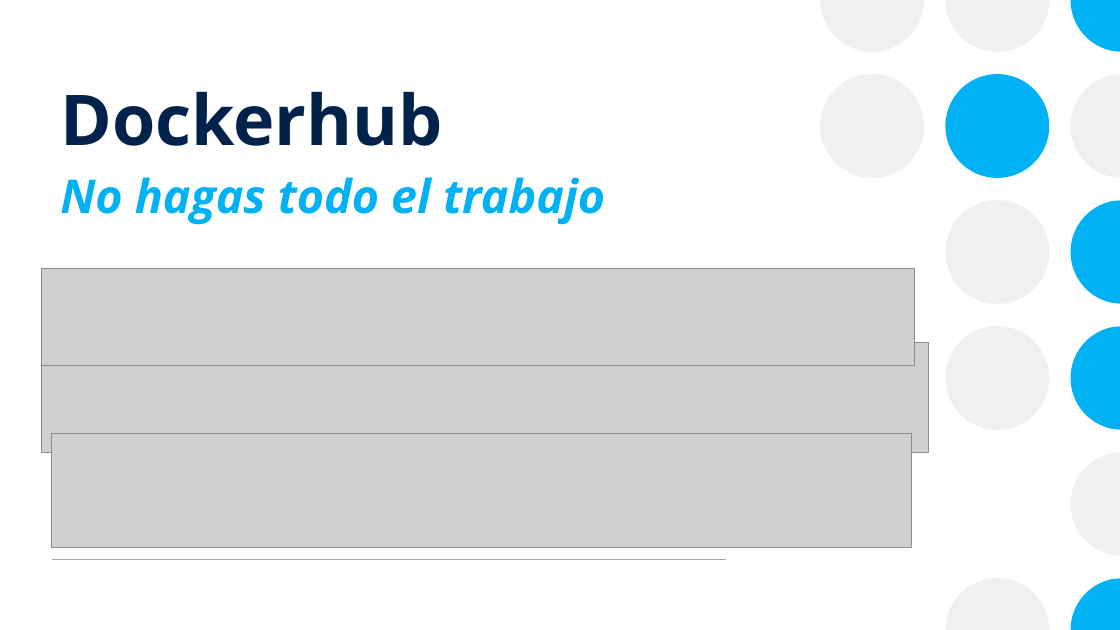
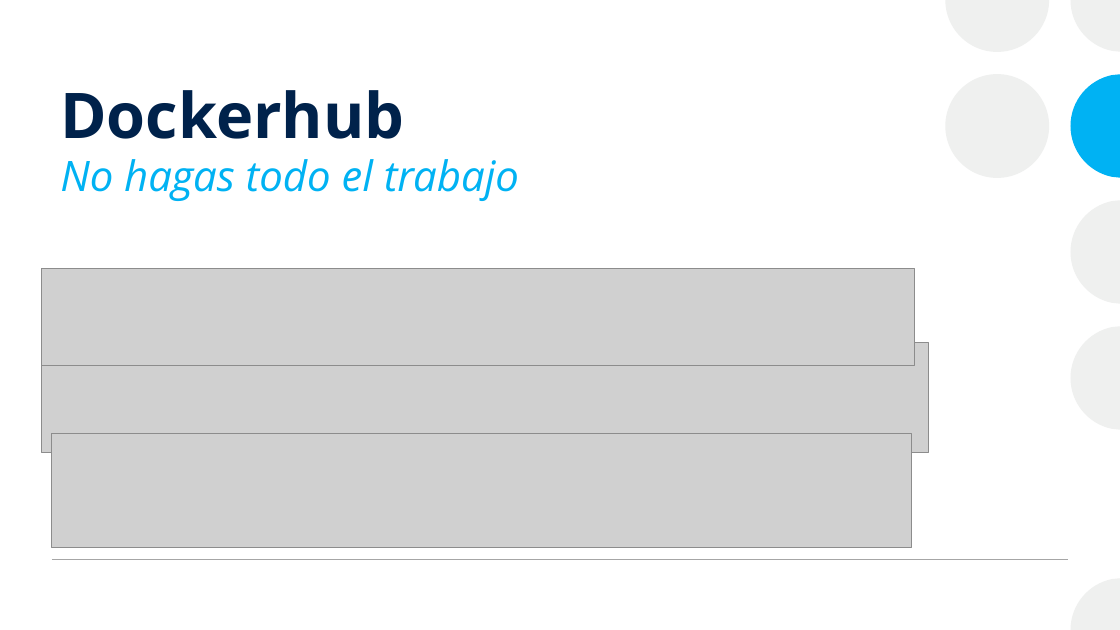
Before and after one commit to josanri/docker-workshop, a slide deck: slide 19 of Introducción a Docker.pptx. Drawn at 1120x630 pixels with LibreOffice and Linux fonts; fonts in the diff are those of the drawing; grey boxes stand for pictures. Boxes give left, top, right and bottom in pixels: in the first picture for what was removed or moved away, otherwise in the second. Text is boxed around its words. In the diff, an @@ line names an element or a change of style, - is before the commit and + after.

Commit message:
Quality of Presentation changes
Accesiblity (added subtitles) and differenciated between titles, set
higher contrast for container cubes, removed network port simulation.
Added references to docker init and docker scout.

```diff
--- a/Introducción a Docker.pptx
+++ b/Introducción a Docker.pptx
@@ fill #00B2F3 to #EFF0EF; outline redrawn in 4 elements at bbox=[1070, 578, 1120, 630], bbox=[1070, 326, 1120, 429], bbox=[1070, 200, 1120, 303], bbox=[1070, 0, 1120, 52] @@
@@ title "Dockerhub" at bbox=[60, 90, 404, 139]: size 60 to 54 pt @@
@@ ellipse: place and size @@
-ellipse at bbox=[820, 74, 924, 178]
+ellipse at bbox=[945, 74, 1049, 178]
@@ freeform shape at bbox=[1070, 74, 1120, 177]: fill #EFF0EF to #00B2F3; outline redrawn @@
@@ subtitle "No hagas todo el trabajo": place and size @@
-subtitle "No hagas todo el trabajo" at bbox=[60, 177, 605, 225]
+subtitle "No hagas todo el trabajo" at bbox=[60, 159, 519, 201]
@@ subtitle "No hagas todo el trabajo" at bbox=[60, 159, 519, 201]: size 40 to 36 pt, bold off; more space between paragraphs @@
@@ group removed at bbox=[820, 0, 1120, 630]: 3 freeform shapes, 3 ellipses @@
@@ line moved from (52, 560) - (726, 560) to (52, 560) - (1068, 560) @@
```
Also in this commit, not shown: 64 other slides changed, 4 slides added, 3 slides removed, 1 other file.
